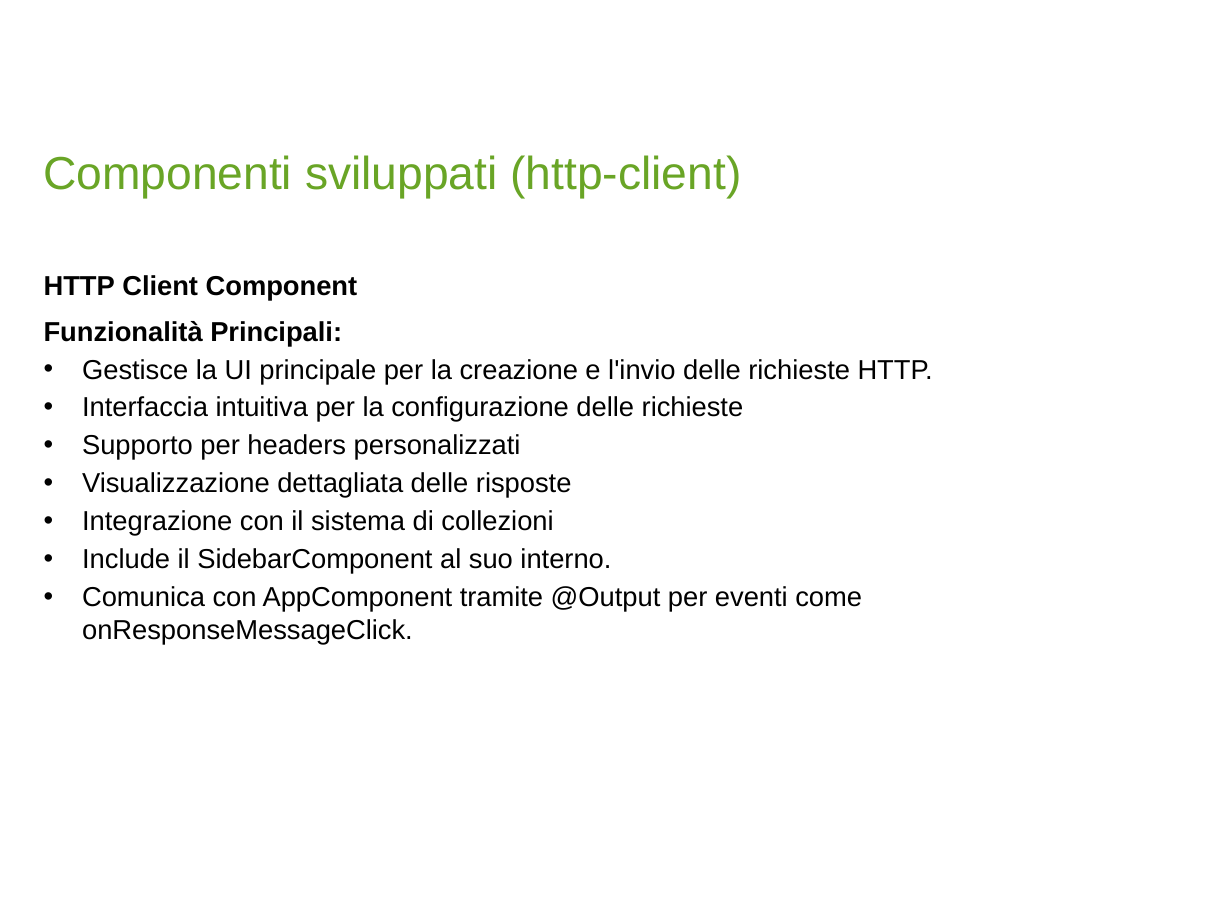
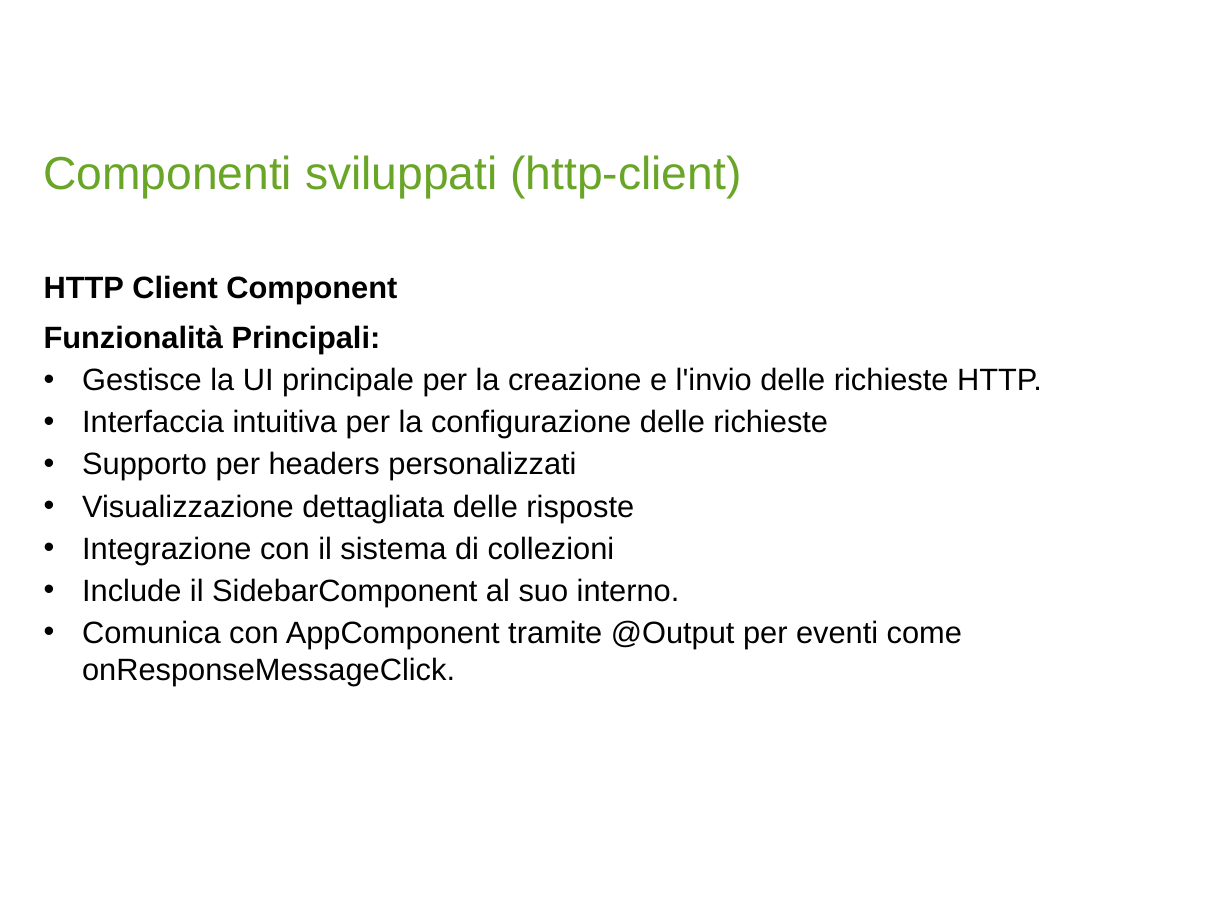
Before and after one commit to LorussoMarco/PostmanAngular, a slide deck: slide 6 of ClientHTTP-WebApplication.pptx. Drawn at 1232x924 pixels with LibreOffice and Linux fonts; fonts in the diff are those of the drawing; background and template pictures are left out. Boxes give left, top, right and bottom in pixels: in the first picture for what was removed or moved away, otherwise in the second. Text is boxed around its words. In the diff, an @@ line names an element or a change of style, - is before the commit and + after.

```diff
--- a/ClientHTTP-WebApplication.pptx
+++ b/ClientHTTP-WebApplication.pptx
@@ text "HTTP Client Component" at (x1=44, y1=275, x2=1042, y2=685): size 16 to 18 pt @@
```
Also in this commit, not shown: 10 other slides changed.
